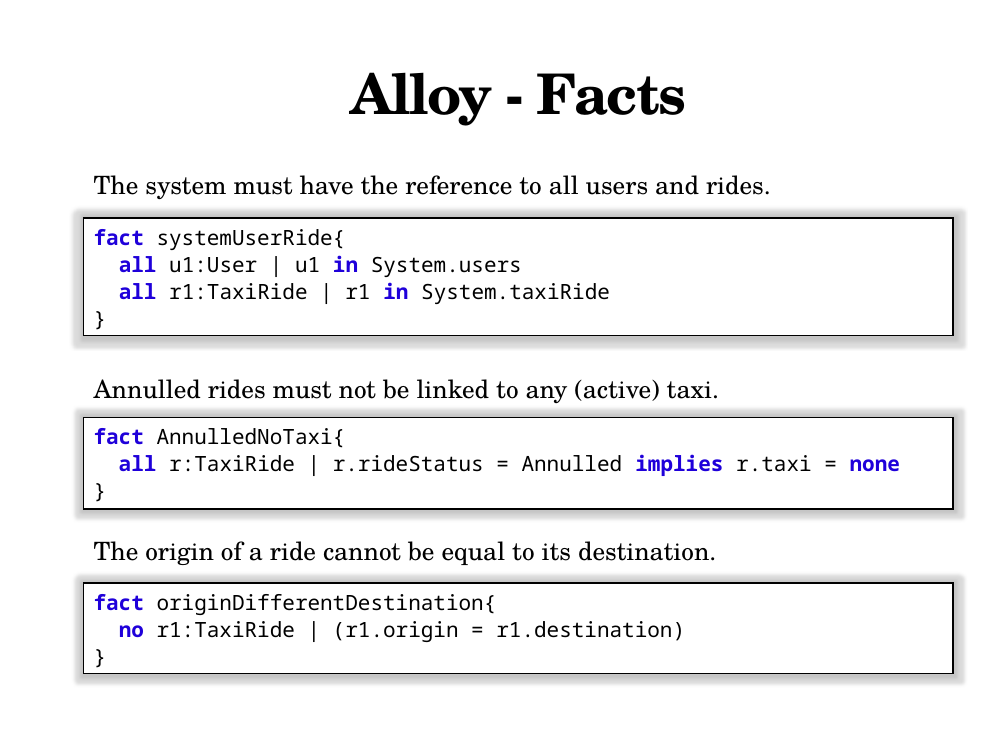
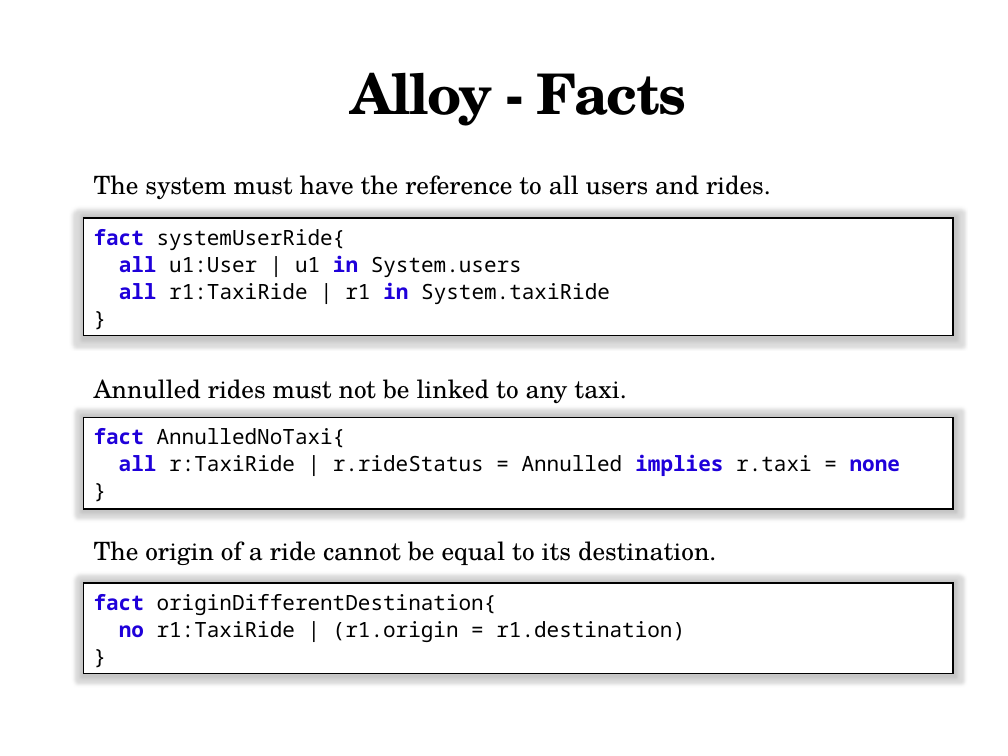
Before and after one commit to MarcoRomani/myTaxyService-SE2-PozziRomani, a slide deck: slide 10 of OtherStuff/Presentation/Alloy.pptx. Drawn at 1008x756 pixels with LibreOffice and Linux fonts; fonts in the diff are those of the drawing. Boxes give left, top, right and bottom in pixels: in the first picture for what was removed or moved away, otherwise in the second. Text is boxed around its words. In the diff, an @@ line names an element or a change of style, - is before the commit and + after.

```diff
--- a/OtherStuff/Presentation/Alloy.pptx
+++ b/OtherStuff/Presentation/Alloy.pptx
@@ text at <box>94,379,626,403</box>: text changed @@
-Annulled rides must not be linked to any (active) taxi.
+Annulled rides must not be linked to any taxi.
```
Also in this commit, not shown: 1 other slide changed, 7 slides added, 1 other file.
